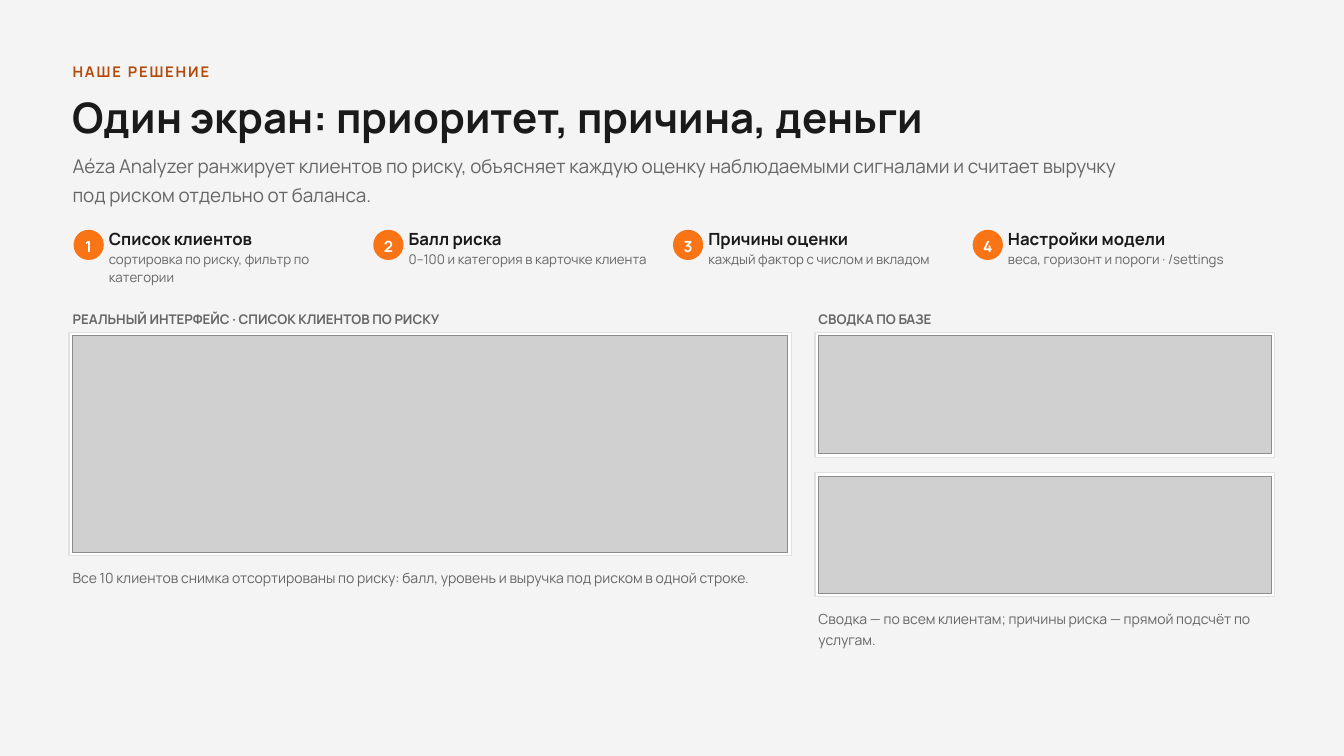
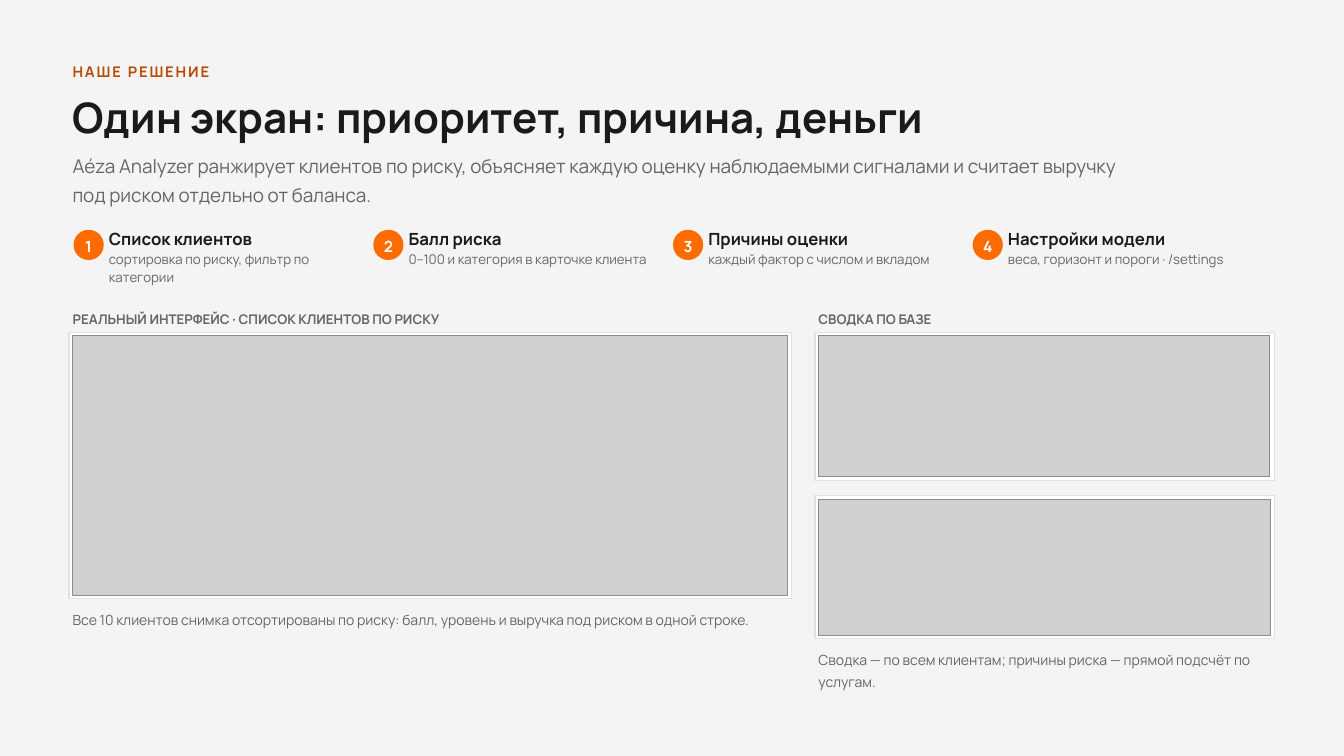
Before and after one commit to ForgeLabHub/ForgeAezaAnalizer, a slide deck: slide 3 of aeza_hackathon_osen_2026.pptx. Drawn at 1344x756 pixels with LibreOffice and Linux fonts; fonts in the diff are those of the drawing; grey boxes stand for pictures. Boxes give left, top, right and bottom in pixels: in the first picture for what was removed or moved away, otherwise in the second. Text is boxed around its words. In the diff, an @@ line names an element or a change of style, - is before the commit and + after.

```diff
--- a/aeza_hackathon_osen_2026.pptx
+++ b/aeza_hackathon_osen_2026.pptx
@@ fill #F97415 to #FF6B00 in 4 elements at <box>74,230,104,260</box>, <box>373,230,403,260</box>, <box>674,230,704,260</box>, <box>973,230,1003,260</box> @@
@@ rectangle: place and size @@
-rectangle at <box>70,332,792,556</box>
+rectangle at <box>70,332,792,598</box>
@@ picture: place and size @@
-picture at <box>73,336,787,553</box>
+picture at <box>73,336,788,595</box>
@@ rectangle: place and size @@
-rectangle at <box>816,332,1275,457</box>
+rectangle at <box>816,332,1275,480</box>
@@ picture: place and size @@
-picture at <box>819,336,1271,454</box>
+picture at <box>819,336,1270,477</box>
@@ rectangle: place and size @@
-rectangle at <box>816,473,1275,597</box>
+rectangle at <box>816,496,1275,639</box>
@@ picture: place and size @@
-picture at <box>819,476,1271,593</box>
+picture at <box>819,499,1271,635</box>
@@ text "Все 10 клиентов снимка отсортированы ...": place and size @@
-text "Все 10 клиентов снимка отсортированы ..." at <box>73,573,749,587</box>
+text "Все 10 клиентов снимка отсортированы ..." at <box>73,615,749,629</box>
@@ text "Сводка — по всем клиентам; ...": place and size @@
-text "Сводка — по всем клиентам; ..." at <box>818,614,1250,649</box>
+text "Сводка — по всем клиентам; ..." at <box>818,655,1250,691</box>
```
Also in this commit, not shown: 9 other slides changed, 16 other files.
